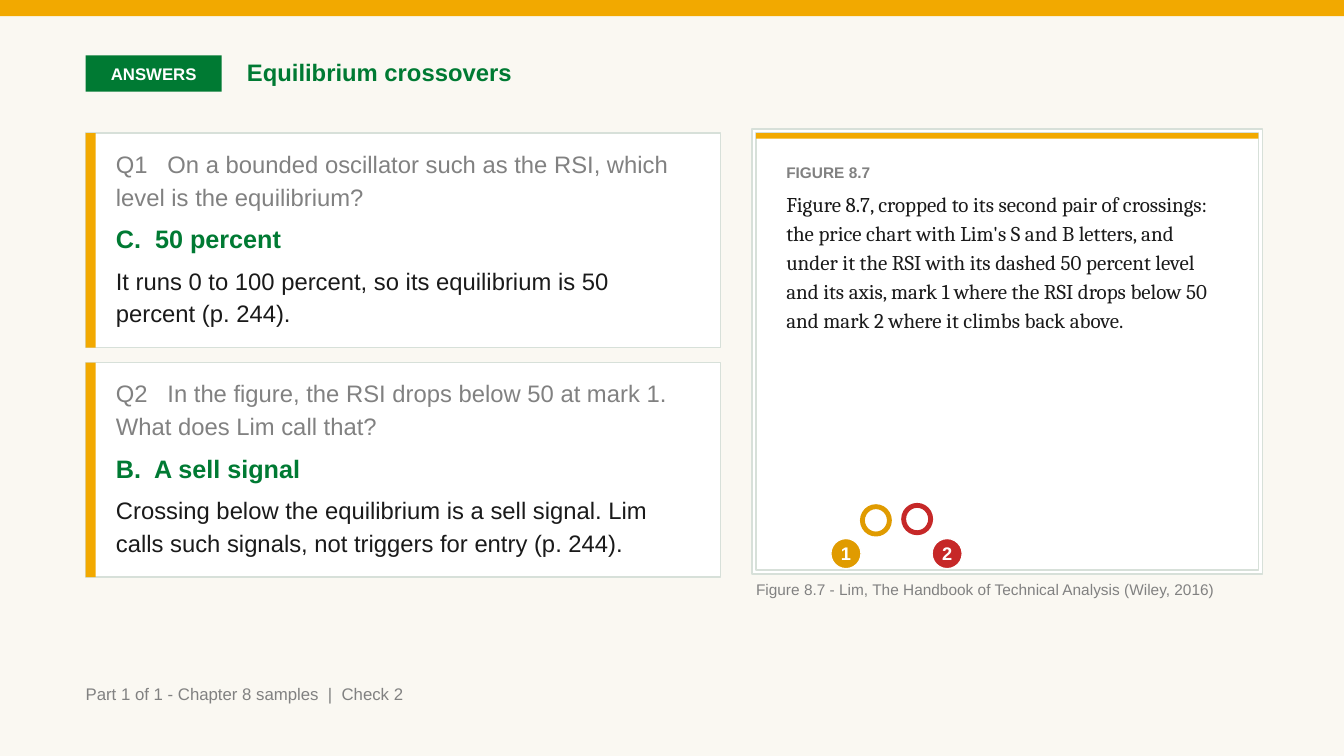
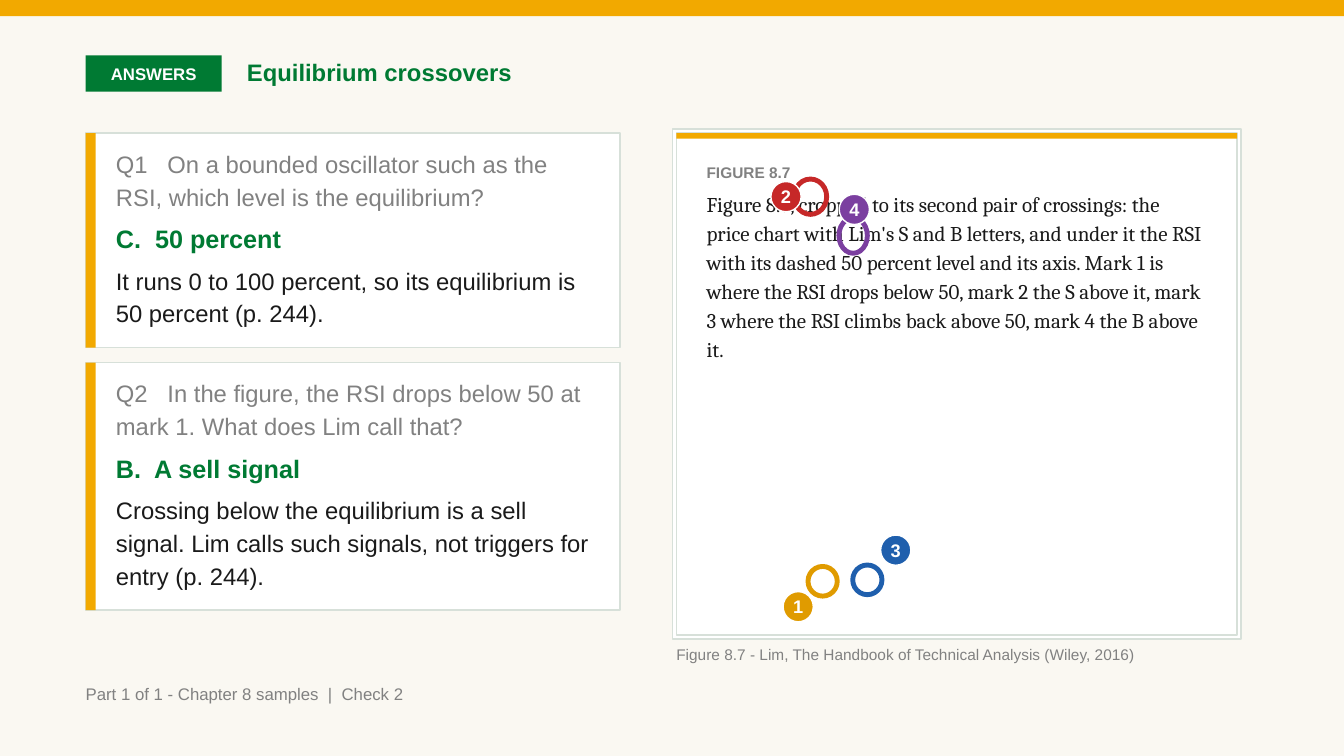
Before and after one commit to benjiesotelo-sudo/Telos_FIN1209, a slide deck: slide 19 of chapter-08/FIN1209-Chapter-08.pptx. Drawn at 1344x756 pixels with LibreOffice and Linux fonts; fonts in the diff are those of the drawing. Boxes give left, top, right and bottom in pixels: in the first picture for what was removed or moved away, otherwise in the second. Text is boxed around its words. In the diff, an @@ line names an element or a change of style, - is before the commit and + after.

Commit message:
Chapter 8 samples: second-read fixes (marks beside rings, four-mark Figure 8.7, stacked check, labels at marks, plain abbreviations)

```diff
--- a/chapter-08/FIN1209-Chapter-08.pptx
+++ b/chapter-08/FIN1209-Chapter-08.pptx
@@ rectangle: place and size @@
-rectangle at [86, 133, 721, 348]
+rectangle at [86, 133, 620, 348]
@@ text "Q1 On a bounded oscillator ..." rewrapped from [116, 156, 668, 211] to [116, 156, 547, 211] @@
@@ rectangle: place and size @@
-rectangle at [752, 129, 1262, 574]
+rectangle at [673, 129, 1241, 639]
@@ rectangle: place and size @@
-rectangle at [756, 133, 1258, 139]
+rectangle at [677, 133, 1237, 139]
@@ rectangle: place and size @@
-rectangle at [756, 133, 1258, 570]
+rectangle at [677, 133, 1237, 635]
@@ text at [707, 167, 1201, 358]: text changed @@
-Figure 8.7, cropped to its second pair of crossings: the price chart with Lim's S and B letters, and under it the RSI with its dashed 50 percent level and its axis, mark 1 where the RSI drops below 50 and mark 2 where it climbs back above.
+Figure 8.7, cropped to its second pair of crossings: the price chart with Lim's S and B letters, and under it the RSI with its dashed 50 percent level and its axis. Mark 1 is where the RSI drops below 50, mark 2 the S above it, mark 3 where the RSI climbs back above 50, mark 4 the B above it.
@@ text "FIGURE 8.7": place and size @@
-text "FIGURE 8.7" at [786, 167, 1207, 329]
+text "FIGURE 8.7" at [707, 167, 1201, 358]
@@ ellipse: place and size @@
-ellipse at [904, 505, 932, 532]
+ellipse at [795, 179, 827, 215]
@@ ellipse "2": place and size @@
-ellipse "2" at [933, 538, 963, 569]
+ellipse "2" at [771, 181, 802, 212]
@@ ellipse added at [840, 195, 870, 225], fill #7B3FA0, outline #FFFFFF 1 pt, 13 pt, text #FFFFFF, bold @@
+4
@@ text "C. 50 percent" rewrapped from [116, 230, 608, 327] to [116, 230, 575, 327] @@
@@ ellipse added at [839, 218, 867, 253], outline #7B3FA0 3.5 pt @@
@@ rectangle: place and size @@
-rectangle at [86, 363, 96, 578]
+rectangle at [86, 363, 96, 610]
@@ rectangle: place and size @@
-rectangle at [86, 363, 721, 578]
+rectangle at [86, 363, 620, 610]
@@ text "Q2 In the figure, the ..." rewrapped from [116, 385, 667, 435] to [116, 385, 581, 435] @@
@@ text "B. A sell signal" rewrapped from [116, 459, 646, 557] to [116, 459, 589, 590] @@
@@ ellipse added at [881, 535, 911, 566], fill #1F5FAD, outline #FFFFFF 1 pt, 13 pt, text #FFFFFF, bold @@
+3
@@ ellipse: place and size @@
-ellipse at [863, 507, 890, 534]
+ellipse at [809, 567, 838, 596]
@@ ellipse added at [853, 566, 882, 595], outline #1F5FAD 3.5 pt @@
@@ ellipse "1": place and size @@
-ellipse "1" at [831, 538, 861, 569]
+ellipse "1" at [783, 592, 814, 622]
@@ text "Figure 8.7 - Lim, The ...": place and size @@
-text "Figure 8.7 - Lim, The ..." at [756, 584, 1213, 598]
+text "Figure 8.7 - Lim, The ..." at [676, 649, 1134, 663]
```
Also in this commit, not shown: 9 other slides changed, 5 other files.
